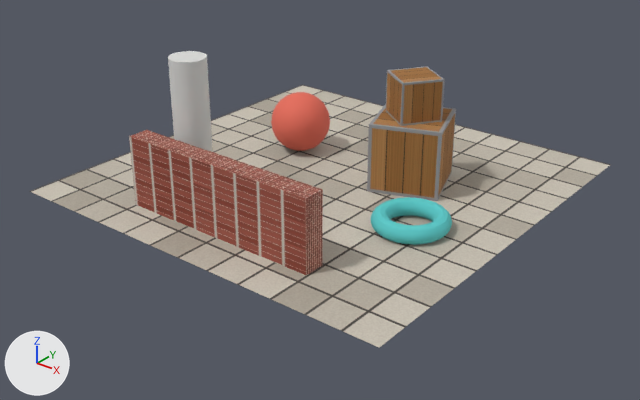
A saved change to the glTF model examples/assets/scene.glb.
Before and after are seen from a camera (50 mm lens) standing at (7.23, -9.25, 5.32) and looking at (0.23, -0.5, -0.1). Arrows for +X, +Y and +Z are at lower left; the lights stay in place. The first picture is the older version. Where no turn or scale is listed for an object, it has been applied to the vertices.

In view in the first picture: 'crate', 'floor', 'pillar', 'ring', 'small crate', 'sphere', 'wall'.
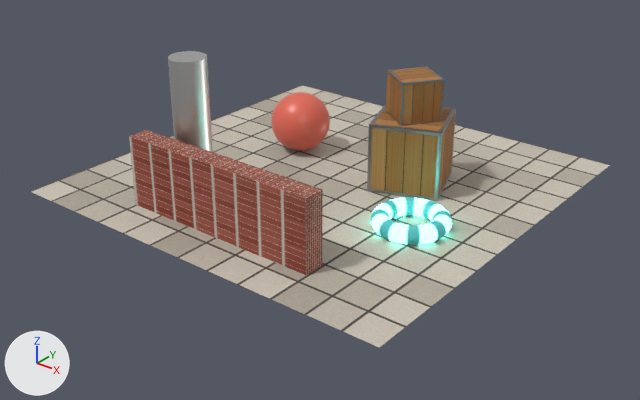
Where the change shows, as pixel boxes [x1, y1, x2, y2] in the pictures (640 x 400 px):
'crate', surface changed: [367, 104, 452, 201] in both
'pillar', surface changed: [168, 51, 213, 152] in both
'small crate', surface changed: [386, 66, 445, 126] in both
'ring', surface changed (lighter): [371, 197, 452, 245] in both

The change, as a list of edits to the scene's bpy script:
```text
Add img_ring_glow:
    img_ring_glow = load_image('ring glow', '_unpacked/ring_glow', 128, 128, 'sRGB')
Add img_planks_orm:
    img_planks_orm = load_image('planks ORM', '_unpacked/planks_ORM', 128, 128, 'Non-Color')
Change mat_planks:
    where n0 = _N.new('ShaderNodeBsdfPrincipled'); n0.name = 'Principled BSDF'
    remove n0.inputs[2].default_value = 0.8  # 'Roughness'
    add n3 = _N.new('ShaderNodeSeparateColor'); n3.name = 'Separate Color'
    add n4 = _N.new('ShaderNodeTexImage'); n4.name = 'Image Texture.001'
    add n4.image = img_planks_orm
    add _L.new(n3.outputs[2], n0.inputs[1])  # 'Blue' to 'Metallic'
    add _L.new(n3.outputs[1], n0.inputs[2])  # 'Green' to 'Roughness'
    add _L.new(n4.outputs[0], n3.inputs[0])  # 'Color' to 'Color'
Change mat_grey:
    mat_grey.roughness: 0.8 -> 0.4
    mat_grey.metallic: 0.0 -> 1.0
Change mat_red:
    mat_red.roughness: 0.8 -> 0.35
Change mat_teal:
    where n0 = _N.new('ShaderNodeBsdfPrincipled'); n0.name = 'Principled BSDF'
    add n0.inputs[28].default_value = 4.0  # 'Emission Strength'
    add n2 = _N.new('ShaderNodeTexImage'); n2.name = 'Image Texture'
    add n2.image = img_ring_glow
    add _L.new(n2.outputs[0], n0.inputs[27])  # 'Color' to 'Emission Color'
```
